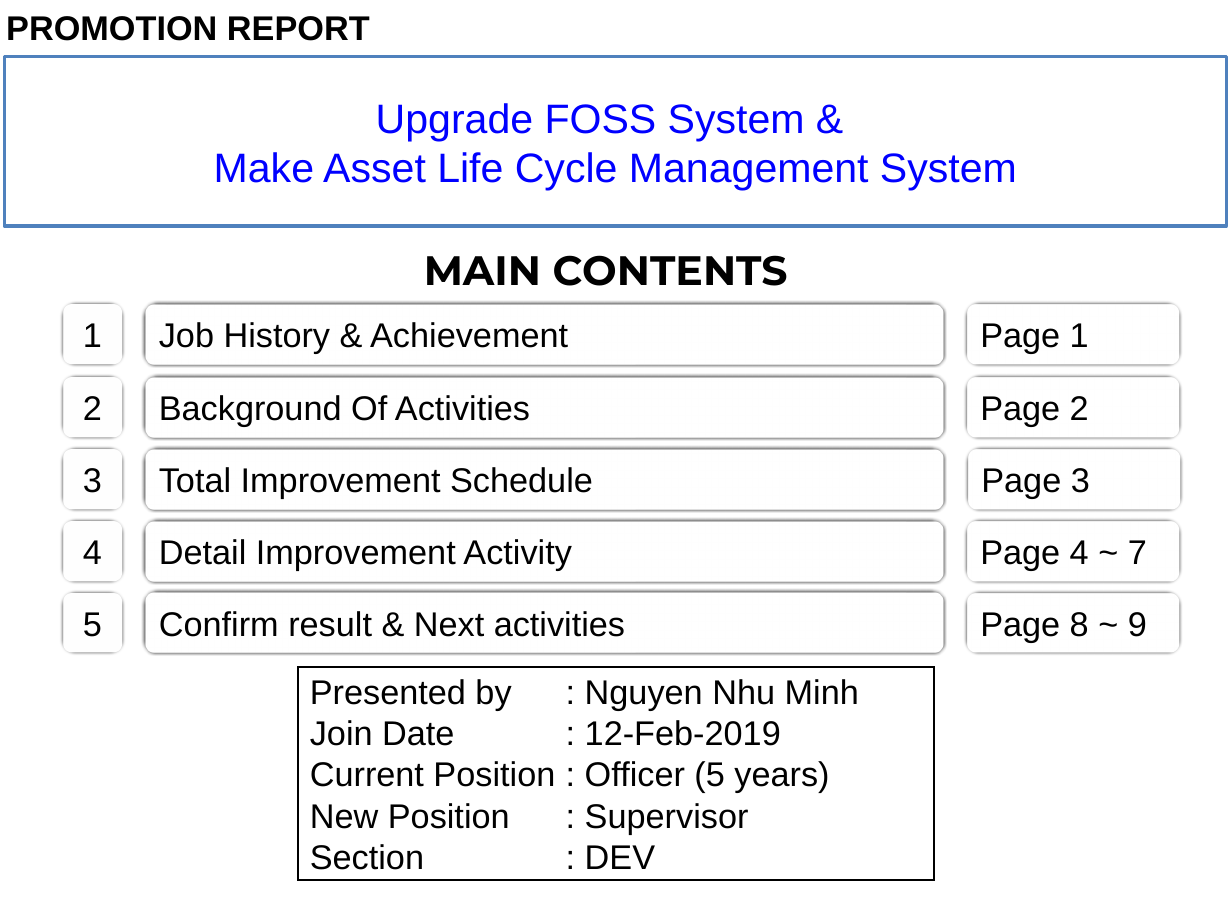
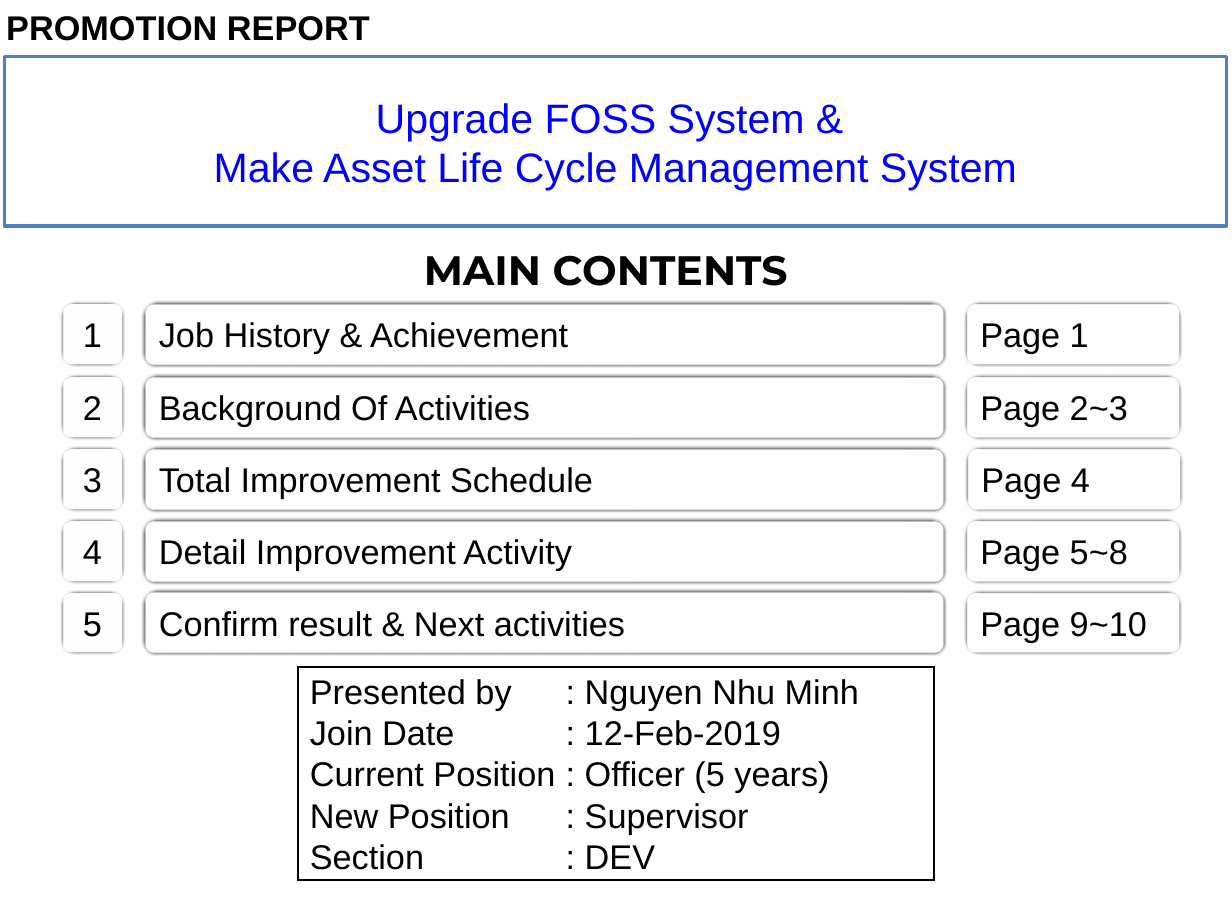
Before and after one commit to thietbicongnghevietnam/ReportPSNV, a slide deck: slide 1 of Report_test.pptx. Drawn at 1232x924 pixels with LibreOffice and Linux fonts; fonts in the diff are those of the drawing. Boxes give left, top, right and bottom in pixels: in the first picture for what was removed or moved away, otherwise in the second. Text is boxed around its words. In the diff, an @@ line names an element or a change of style, - is before the commit and + after.

```diff
--- a/Report_test.pptx
+++ b/Report_test.pptx
@@ text in rounded rectangle at <box>980,396,1128,427</box>: text changed @@
-Page 2
+Page 2~3
@@ text in rounded rectangle at <box>981,468,1090,499</box>: text changed @@
-Page 3
+Page 4
@@ text in rounded rectangle at <box>980,540,1128,570</box>: text changed @@
-Page 4 ~ 7
+Page 5~8
@@ text in rounded rectangle at <box>980,612,1147,642</box>: text changed @@
-Page 8 ~ 9
+Page 9~10
```
Also in this commit, not shown: 8 other slides changed, 1 slide added.
